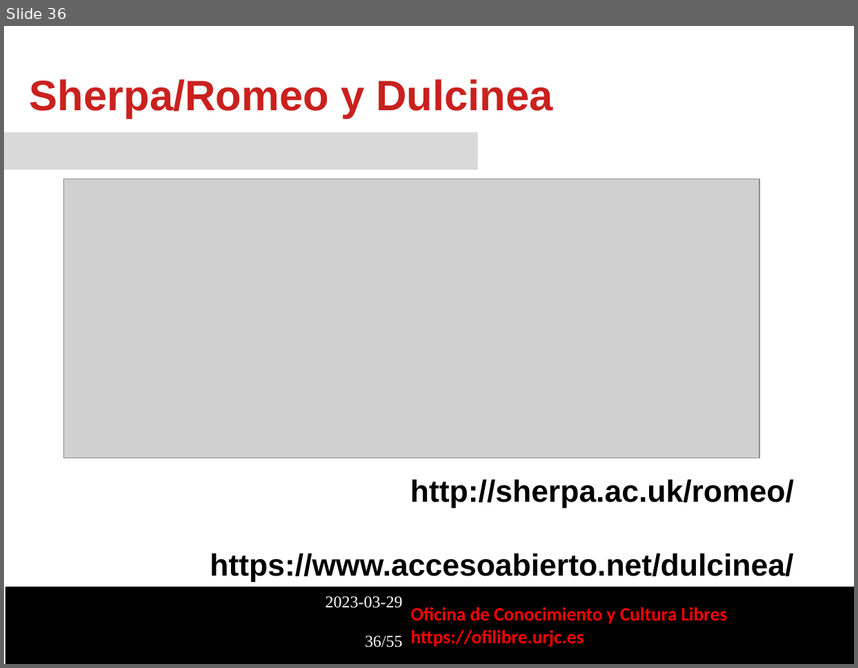
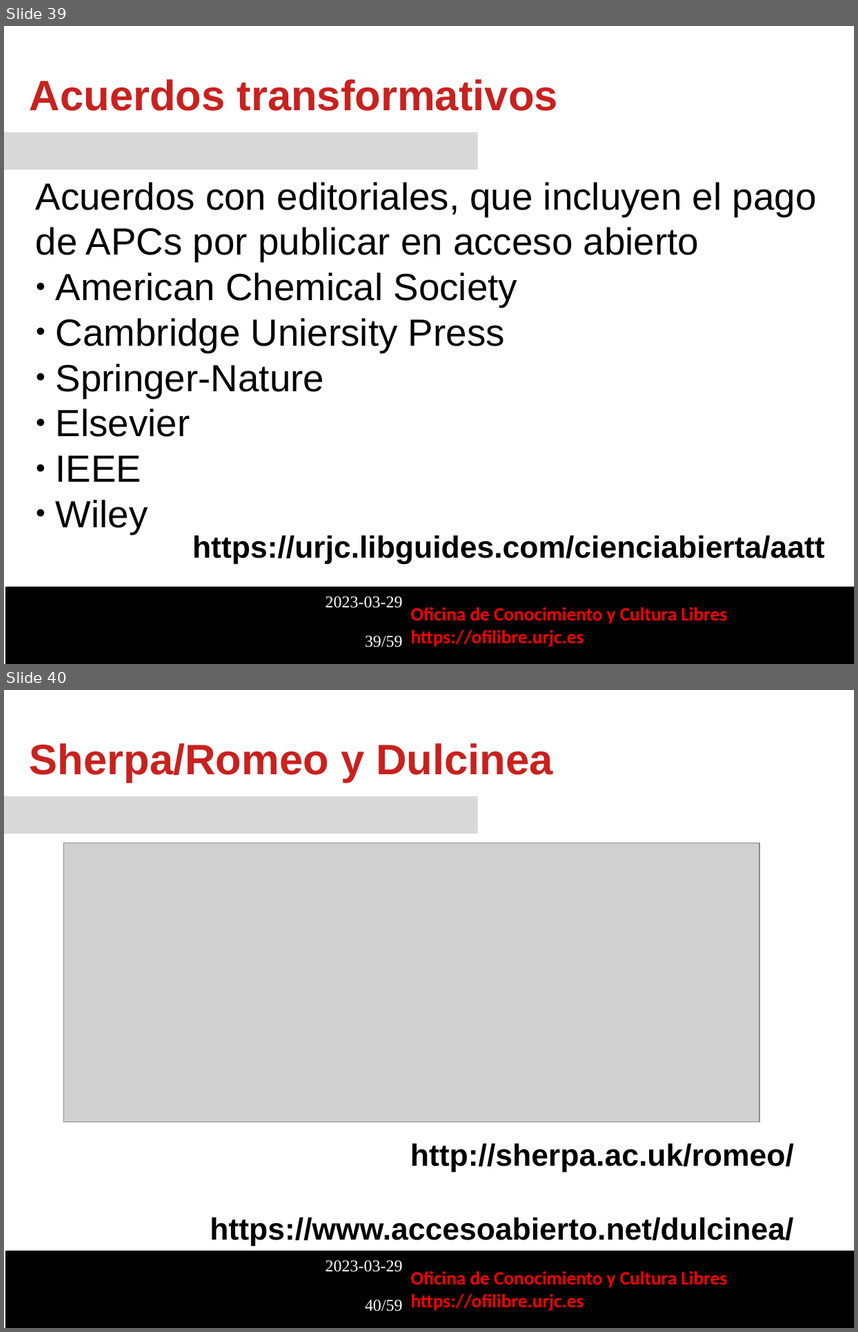
Before and after one commit to Ofilibre/Ofilibre.github.io, a slide deck: static/transpas/publicacion-abierta-investigacion/Publicacion_Abierta_Investigacion.odp. Shown one above the other, each under a label of ours: slide 36 before the commit, slides 39 and 40 after it. The pictures are 858x668 and 858x1332 pixels, drawn with LibreOffice and Linux fonts; fonts in the diff are those of the drawing; grey boxes stand for pictures; background and template pictures are left out. Boxes give left, top, right and bottom in pixels: in the first picture for what was removed or moved away, otherwise in the second. Text is boxed around its words. In the diff, an @@ line names an element or a change of style, - is before the commit and + after.

```diff
--- a/static/transpas/publicacion-abierta-investigacion/Publicacion_Abierta_Investigacion.odp
+++ b/static/transpas/publicacion-abierta-investigacion/Publicacion_Abierta_Investigacion.odp
@@ slide 39 added at (4, 26, 854, 664), background #FFFFFF; not listed: 4 template elements that a slide beside it also shows @@
@@ text added at (30, 79, 558, 111), 36 pt, text #C9211E, bold @@
+Acuerdos transformativos
@@ text added at (36, 182, 817, 534), 32 pt, text #000000 @@
+Acuerdos con editoriales, que incluyen el pago de APCs por publicar en acceso abierto
+● American Chemical Society
+● Cambridge Uniersity Press
+● Springer-Nature
+● Elsevier
+● IEEE
+● Wiley
@@ rectangle added at (184, 522, 854, 584), fill #FFFFFF, outline #FFFFFF 0 pt, 26 pt, text #000000, bold @@
+https://urjc.libguides.com/cienciabierta/aatt
@@ what was slide 36 is now slide 40 @@
@@ text at (365, 1299, 403, 1311): text changed @@
-36/55
+40/59
```
Also in this commit, not shown: 1 slide changed, 3 other slides added, 2 other files.
